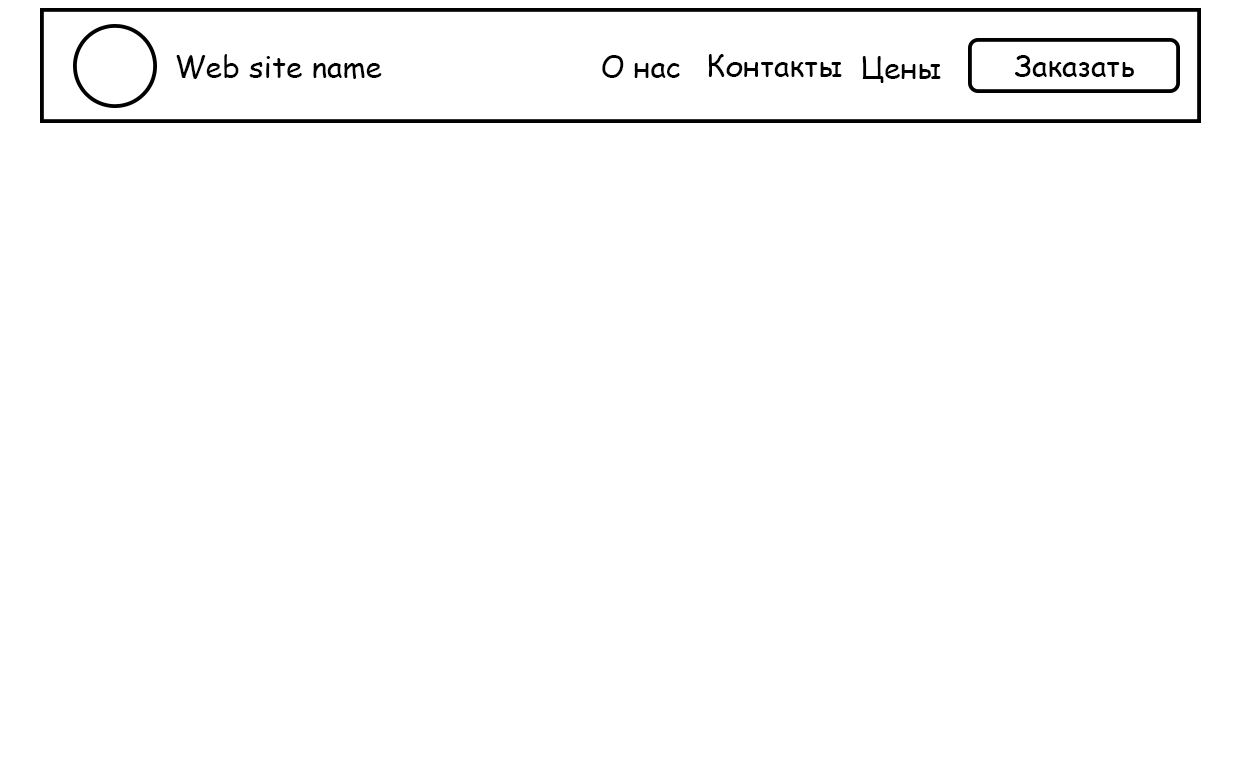
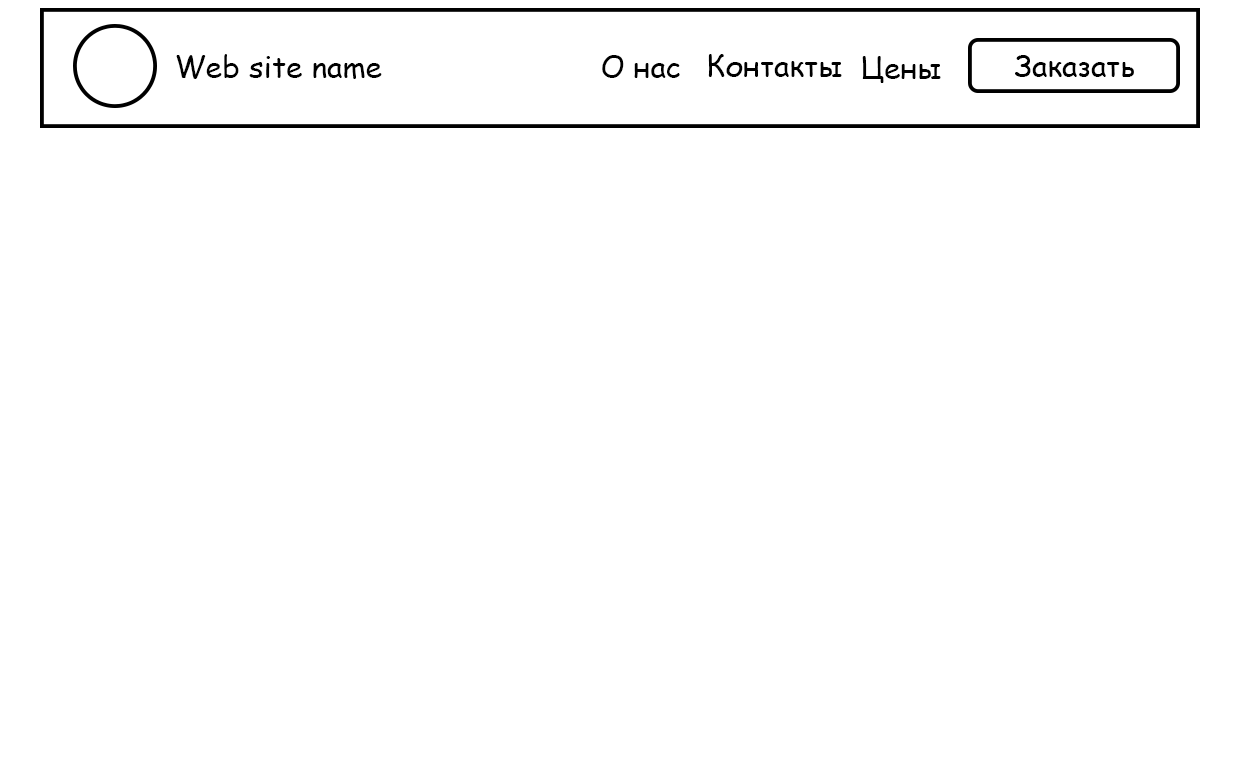
Revision of a layered w=1240, h=768 image; what changed, layer by layer:
painted on "Header" over 40, 8, 1201, 128
